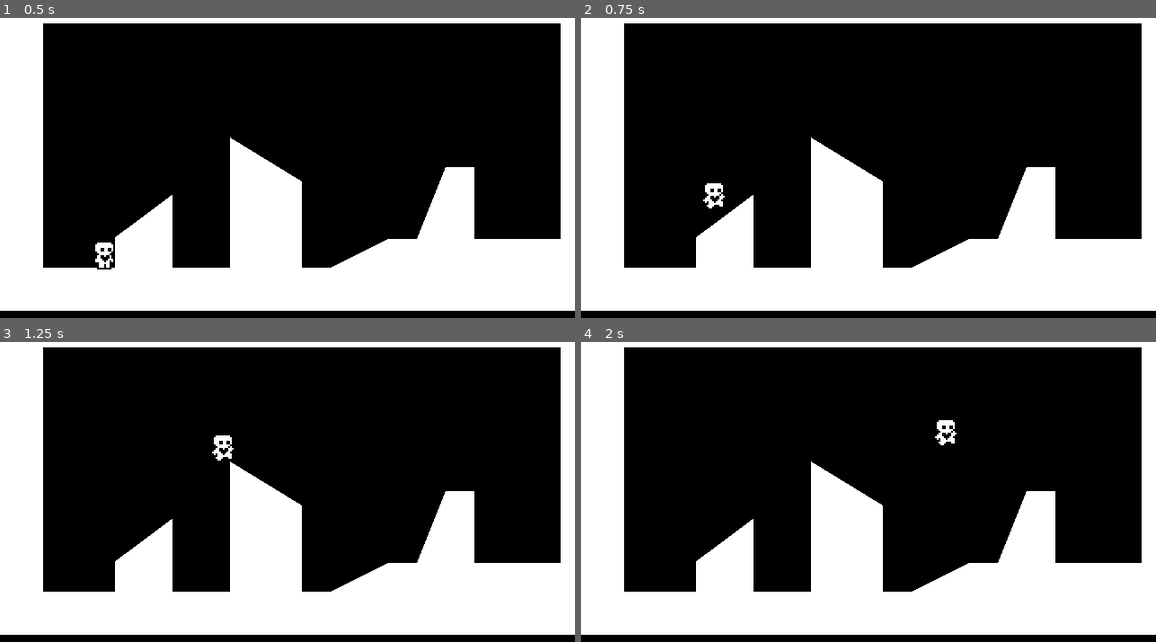
Above: before the commit, frames 1-4 (two rows, left to right).
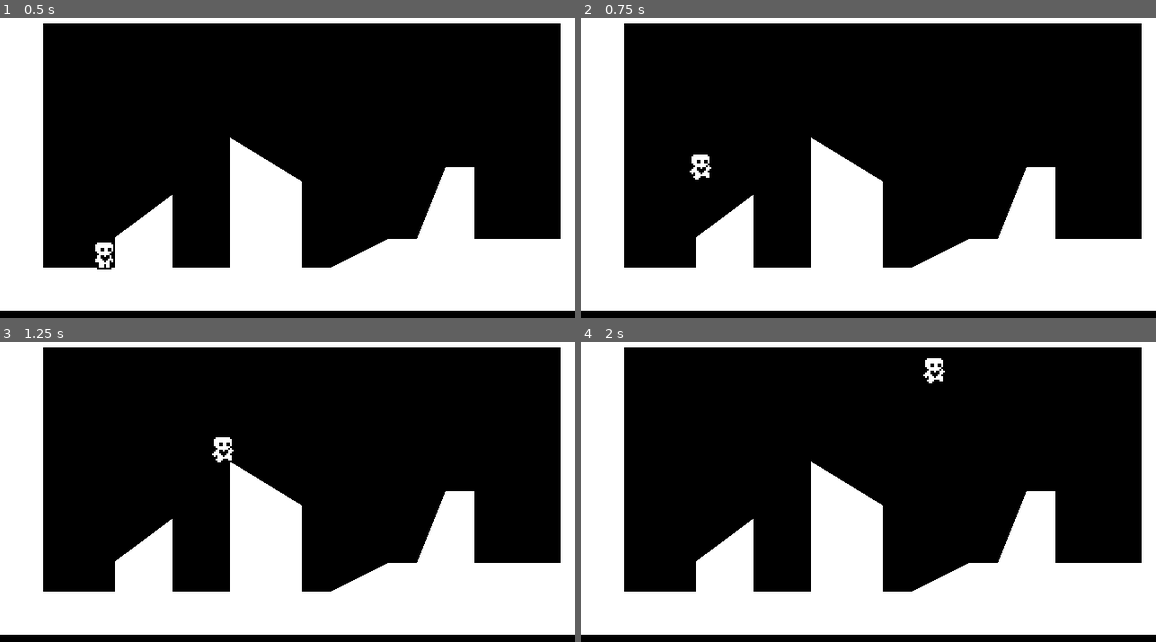
Above: after the commit, the same moments.

Repository: Jordla/HeartPlatformer-Godot-4-Tutorial
Game: Godot game, scene res://world.tscn
Two runs of this game, one before a commit and one after it. Both use one fixed random seed, a clock stepped at 60 frames per second and the inputs below.
Inputs:
- Up to frame 1 (0.5 s): no input
- Up to frame 2 (0.75 s): tap Enter (ui_accept) at 0.5, 0.6 s; hold Right (ui_right) from 0.53 s (still down)
- Up to frame 3 (1.25 s): keep holding Right (ui_right); tap Enter (ui_accept) at 0.77, 1.07 s
- Up to frame 4 (2 s): keep holding Right (ui_right); tap Enter (ui_accept) at 1.35, 1.52, 1.82 s

Frame 1 is identical in both runs. In frame 2, 0.4% of the frame differs, in the area x 18-25%, y 45-64%; in frame 3, 0.1%; in frame 4, 0.4%.

Commit message:
Add ability to jump off walls

Diff:
--- a/PlayerMovementData.gd
+++ b/PlayerMovementData.gd
@@ -7,3 +7,4 @@
 @export var jump_velocity: float = -300.0
 @export var gravity_scale: float = 1.0
 @export var air_resistance: float = 200.0
+@export var air_acceleration: float = 400.0
--- a/player.gd
+++ b/player.gd
@@ -1,29 +1,27 @@
 extends CharacterBody2D
 
 @export var movement_data : PlayerMovementData # variable called movement_data of type PlayerMovementData (gd script which inherits resource)
+
 # Get the gravity from the project settings to be synced with RigidBody nodes.
 var gravity = ProjectSettings.get_setting("physics/2d/default_gravity")
+var air_jump: bool = false
 
 @onready var animated_sprite_2d = $AnimatedSprite2D
 @onready var coyote_jump_timer = $CoyoteJumpTimer
 
 func _physics_process(delta): # Ran everysingle physics frame (60 ticks per second, therefore called 60 times a second) - Delta: Time between each frame
-	apply_gravity(delta) # try commenting out gravity function to see what happens
+	apply_gravity(delta) # Try commenting out gravity function to see what happens
 	handle_jump()
-
-	# Get the input direction and handle the movement/deceleration.
+	handle_wall_jump()
 	var input_axis = Input.get_axis("ui_left", "ui_right") # Returns an int, ui_left --> return -1, ui_right --> return 1, returns 0 if we press neither or both
 	handle_acceleration(input_axis, delta)
 	apply_friction(input_axis, delta)
+	handle_air_acceleration(input_axis, delta)
 	apply_air_resistance(input_axis, delta)
 	update_animation(input_axis)
-
 	var was_on_floor = is_on_floor() # Check if player was on floor before moving
-
-
-	# print(delta) - checking what delta doe
+	# print(delta) - checking what delta does
 	move_and_slide()
-
 	var just_left_ledge = was_on_floor and not is_on_floor() and velocity.y >= 0 # Before moving: on floor?, After moving: in air/! on_floor, Is player in falling state?
 	if just_left_ledge:
 		coyote_jump_timer.start()
@@ -31,13 +29,24 @@
 		movement_data = load("res://FasterMovementData.tres") # Switches from SlowerMovementData resource to the FasterMovementData
 
 
-
 func apply_gravity(delta : float):
 	# Add the gravity.
 	if not is_on_floor():
 		velocity.y += gravity *  movement_data.gravity_scale * delta # Apply fraction of gravity per tick, delta > 1, then velocity.y is increased to catchup on time gap
 
+func handle_wall_jump():
+	if not is_on_wall(): return
+	var wall_normal = get_wall_normal() # Detects if collided with wall and returns a normal (orthogonal vector pointing away from wall) - vector2D
+	if Input.is_action_just_pressed("ui_left") and wall_normal == Vector2.LEFT: # Wall is to the right, Vector2.LEFT is constant == (-1,0)
+		velocity.x = wall_normal.x * movement_data.speed # Horizontal velocity is need to "push" off the wall in the opposite direction
+		velocity.y = movement_data.jump_velocity
+	if Input.is_action_just_pressed("ui_right") and wall_normal == Vector2.RIGHT: # How can I refactor the code to make it more streamlined, lots of reduplicate code
+		velocity.x = wall_normal.x * movement_data.speed
+		velocity.y = movement_data.jump_velocity
+
 func handle_jump():
+	if is_on_floor(): air_jump = true
+
 	if is_on_floor() or coyote_jump_timer.time_left > 0.0: # Checks if on floor or coyote jump window is still open, then allow player to jump
 		if Input.is_action_just_pressed("ui_accept"): # Removing is_on_floor() enables endless jumping/flying
 			velocity.y = movement_data.jump_velocity # Jump veloicty applied imm but
@@ -45,17 +54,28 @@
 		if Input.is_action_just_released("ui_accept") and velocity.y < movement_data.jump_velocity / 2: # Check if not falling and SMALLER than (-200.0), JUMP_VELOCITY - Certain time window to release spacebar for short jump
 			velocity.y = movement_data.jump_velocity / 2 # Short press on spacebar causes a smaller jump
 
+		if Input.is_action_just_pressed("ui_accept") and air_jump == true: # In the air and has an air_jump available
+			velocity.y = movement_data.jump_velocity * 0.8 # Make the air jump less powerful than the regular jump
+			air_jump = false
+
+func handle_acceleration(input_axis : float, delta : float): # Ground acceleration
+	if not is_on_floor(): return
+	if input_axis != 0:
+		velocity.x = move_toward(velocity.x, movement_data.speed * input_axis, movement_data.acceleration * delta)
+
 func apply_friction(input_axis : float, delta : float):
-	if input_axis == 0 and is_on_floor():
+	if input_axis == 0 and is_on_floor(): # Not moving and on the ground
 		velocity.x = move_toward(velocity.x, 0, movement_data.friction * delta)
 
+func handle_air_acceleration(input_axis : float, delta : float): # Air acceleration
+	if is_on_floor(): return
+	if input_axis != 0:
+		velocity.x = move_toward(velocity.x, movement_data.speed * input_axis, movement_data.air_acceleration * delta)
+
 func apply_air_resistance(input_axis : float, delta : float):
-	if input_axis == 0 and not is_on_floor():
+	if input_axis == 0 and not is_on_floor(): # Not moving and in the air
 		velocity.x - move_toward(velocity.x, 0, movement_data.air_resistance * delta)
 
-func handle_acceleration(input_axis : float, delta : float):
-	if input_axis != 0:
-		velocity.x = move_toward(velocity.x, movement_data.speed * input_axis, movement_data.acceleration * delta)
 
 func update_animation(input_axis : float):
 	if input_axis != 0:
@@ -65,4 +85,4 @@
 		animated_sprite_2d.play("idle")
 
 	if not is_on_floor():
-		animated_sprite_2d.play("jump") # Order of jump is last and can override the previous animations
+		animated_sprite_2d.play("jump") # Jump animation can be executed last which overrides the previous animations
